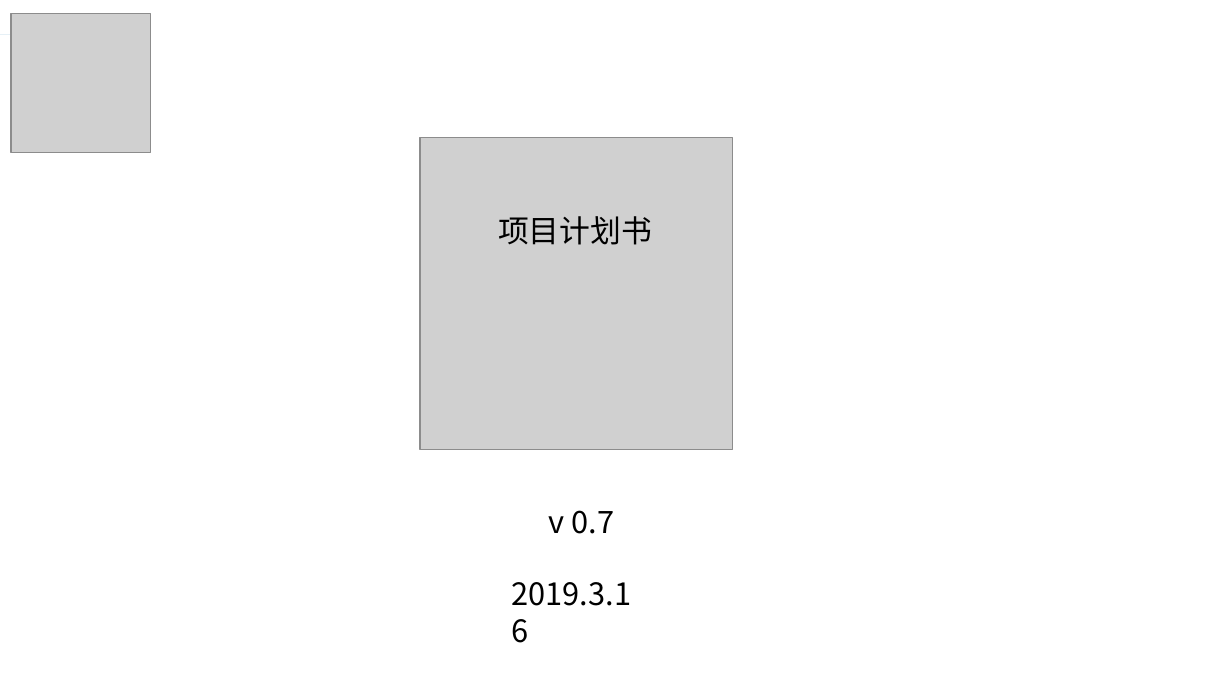
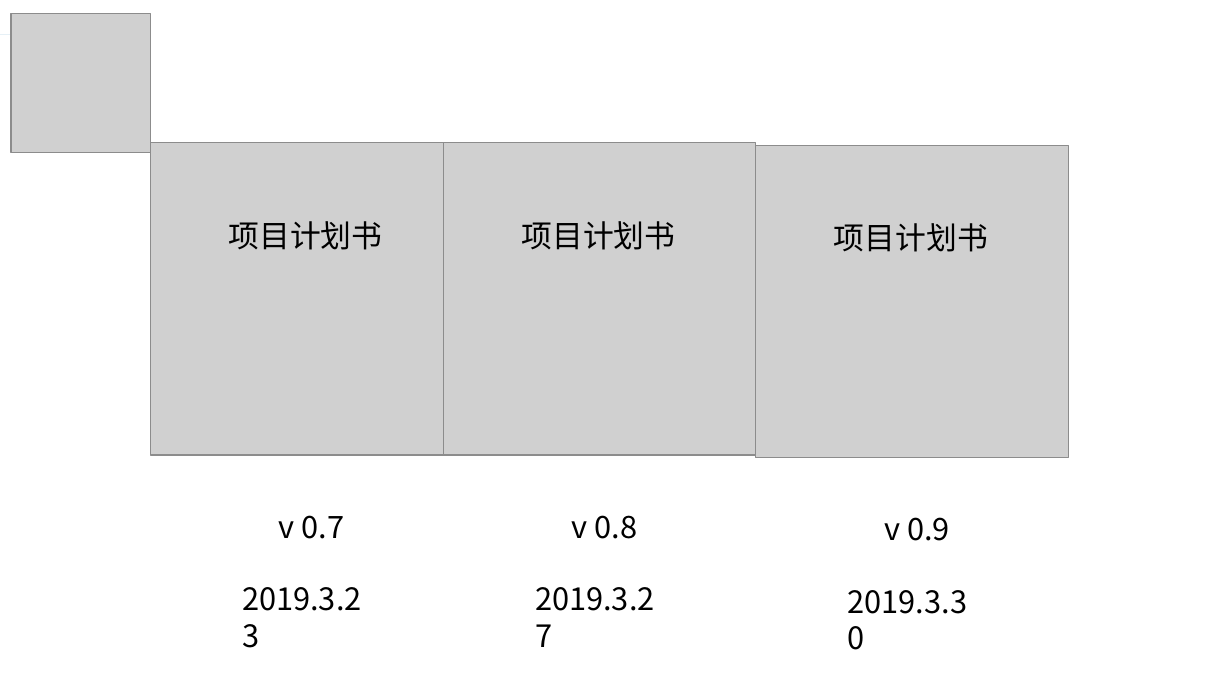
Before and after one commit to lorenzoyoung/ZUCC-Lazy-Bone, a slide deck: slide 20 of 评审PPT/项目计划/ZUCCLazyBone项目计划.pptx (slide 18 before the commit). Drawn at 1232x693 pixels with LibreOffice and Linux fonts; fonts in the diff are those of the drawing; grey boxes stand for pictures. Boxes give left, top, right and bottom in pixels: in the first picture for what was removed or moved away, otherwise in the second. Text is boxed around its words. In the diff, an @@ line names an element or a change of style, - is before the commit and + after.

```diff
--- a/评审PPT/项目计划/ZUCCLazyBone项目计划.pptx
+++ b/评审PPT/项目计划/ZUCCLazyBone项目计划.pptx
@@ picture added at (444, 143, 756, 456) @@
@@ picture added at (756, 145, 1069, 458) @@
@@ 2 texts, 1 picture: place and size @@
-2 texts, 1 picture at (420, 138, 733, 534)
+2 texts, 1 picture at (150, 143, 463, 539)
@@ text added at (522, 221, 676, 250), 18 pt, text #000000 @@
+项目计划书
@@ text added at (834, 223, 988, 252), 18 pt, text #000000 @@
+项目计划书
@@ text added at (572, 515, 638, 539), 18 pt, text #000000 @@
+v 0.8
@@ text added at (884, 517, 950, 541), 18 pt, text #000000 @@
+v 0.9
@@ text at (242, 587, 362, 611): text changed @@
-2019.3.16
+2019.3.23
@@ text added at (535, 587, 655, 611), 18 pt, text #000000 @@
+2019.3.27
@@ text added at (848, 590, 968, 614), 18 pt, text #000000 @@
+2019.3.30
```
Also in this commit, not shown: 5 other slides changed, 2 slides added, 18 other files.
